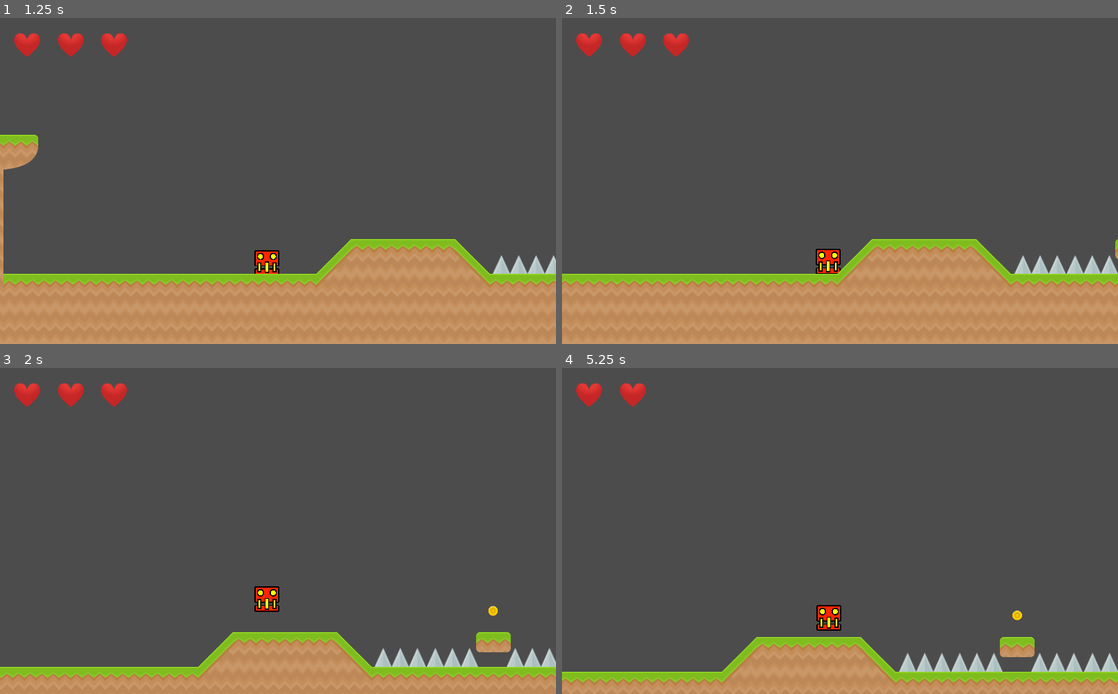
Above: before the commit, frames 1-4 (two rows, left to right).
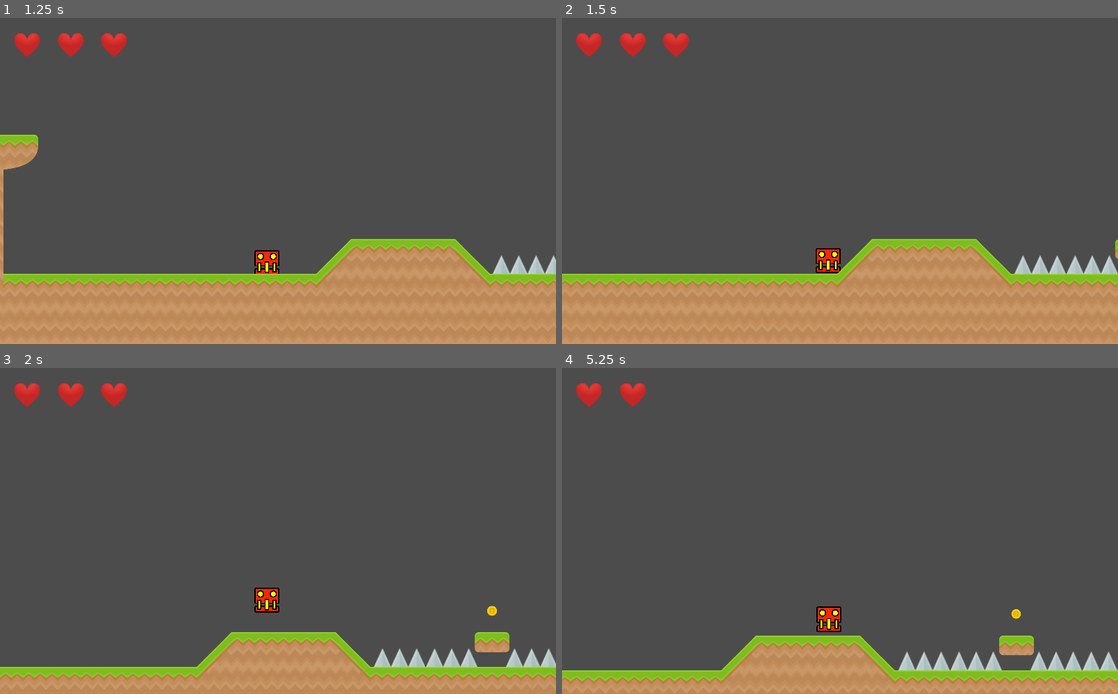
Above: after the commit, the same moments.

Repository: BianchiniMaxi/Programacion-de-Videojuegos-3--Bianchini-Maxi
Game: Godot game, scene res://Scenes/Nivel 2.tscn
Same seed, same stepped clock (60 frames per second), same inputs: the game is played once before the commit and once after it. This scene is started directly instead of the project's main scene.
Inputs:
- Up to frame 1 (1.25 s): no input
- Up to frame 2 (1.5 s): no input
- Up to frame 3 (2 s): no input
- Up to frame 4 (5.25 s): no input

Frame 1 is identical in both runs. In frame 2, 0.2% of the frame differs, in the area x 0-100%, y 70-82%; in frame 3, 0.9%; in frame 4, 1.7%, in the area x 0-100%, y 72-97%.

Commit message:
Update Nivel 2.tscn

Diff:
--- a/MyProyectGodot/Scenes/Nivel 2.tscn
+++ b/MyProyectGodot/Scenes/Nivel 2.tscn
@@ -403,7 +403,7 @@
 15/z_index = 0
 
 [sub_resource type="RectangleShape2D" id=55]
-extents = Vector2( 126.667, 138.333 )
+extents = Vector2( 136.667, 140 )
 
 [sub_resource type="RectangleShape2D" id=56]
 extents = Vector2( 42, 39.5 )
@@ -443,7 +443,6 @@
 }
 
 [node name="CollisionPies" type="CollisionShape2D" parent="Jugador"]
-position = Vector2( 0, 0.5 )
 scale = Vector2( 0.3, 0.3 )
 shape = SubResource( 55 )
 __meta__ = {
